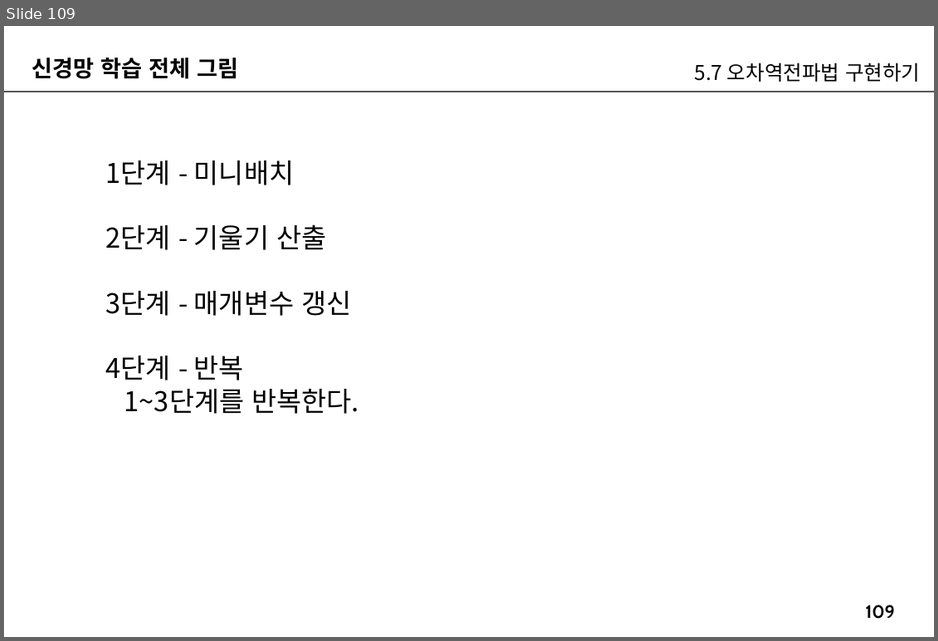
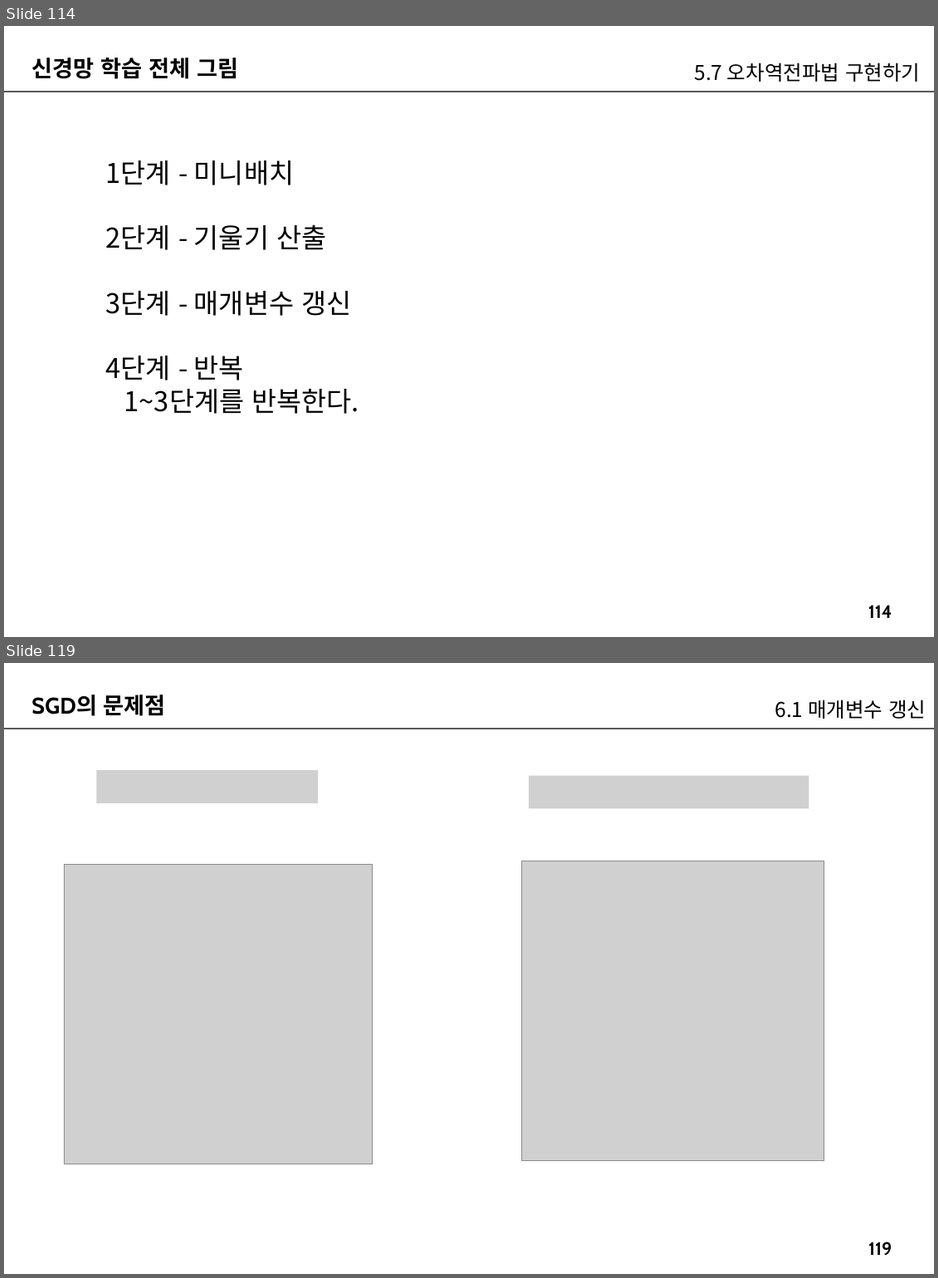
Before and after one commit to imguru-mooc/AI_Basic, a slide deck: 인공지능_2(판서).pptx. Shown one above the other, each under a label of ours: slide 109 before the commit, slides 114 and 119 after it; the slides between them are not shown. The pictures are 938x641 and 938x1278 pixels, drawn with LibreOffice and Linux fonts; fonts in the diff are those of the drawing; grey boxes stand for pictures. Boxes give left, top, right and bottom in pixels: in the first picture for what was removed or moved away, otherwise in the second. Text is boxed around its words. In the diff, an @@ line names an element or a change of style, - is before the commit and + after.

```diff
--- a/인공지능_2(판서).pptx
+++ b/인공지능_2(판서).pptx
@@ slide 119 added at box(4, 663, 934, 1274), background #FFFFFF; not listed: 2 template elements that a slide beside it also shows @@
@@ text added at box(31, 695, 166, 716), 20 pt, text #000000, bold @@
+SGD의 문제점
@@ text added at box(775, 700, 925, 719), 18 pt, text #000000 @@
+6.1 매개변수 갱신
@@ picture added at box(97, 770, 319, 803) @@
@@ picture added at box(529, 775, 808, 808) @@
@@ picture added at box(522, 861, 824, 1160) @@
@@ picture added at box(65, 864, 372, 1163) @@
@@ what was slide 109 is now slide 114 @@
@@ page number at box(868, 605, 892, 618): text changed @@
-109
+114
```
Also in this commit, not shown: 5 slides changed, 41 other slides added.
